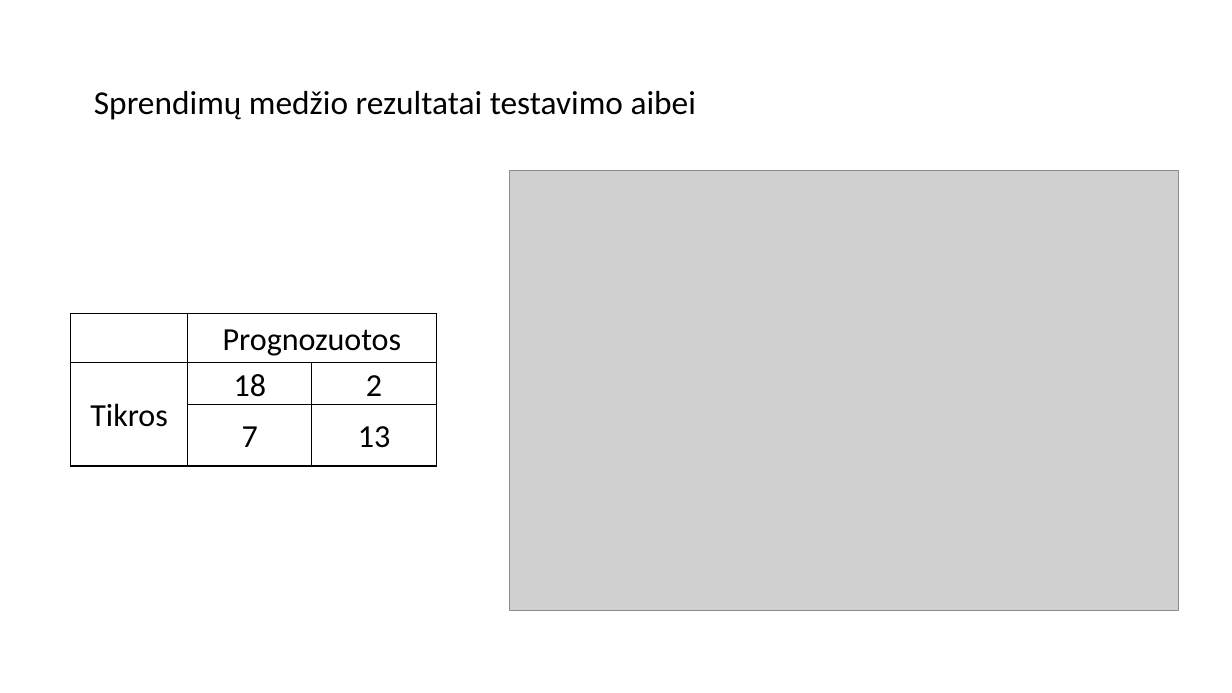
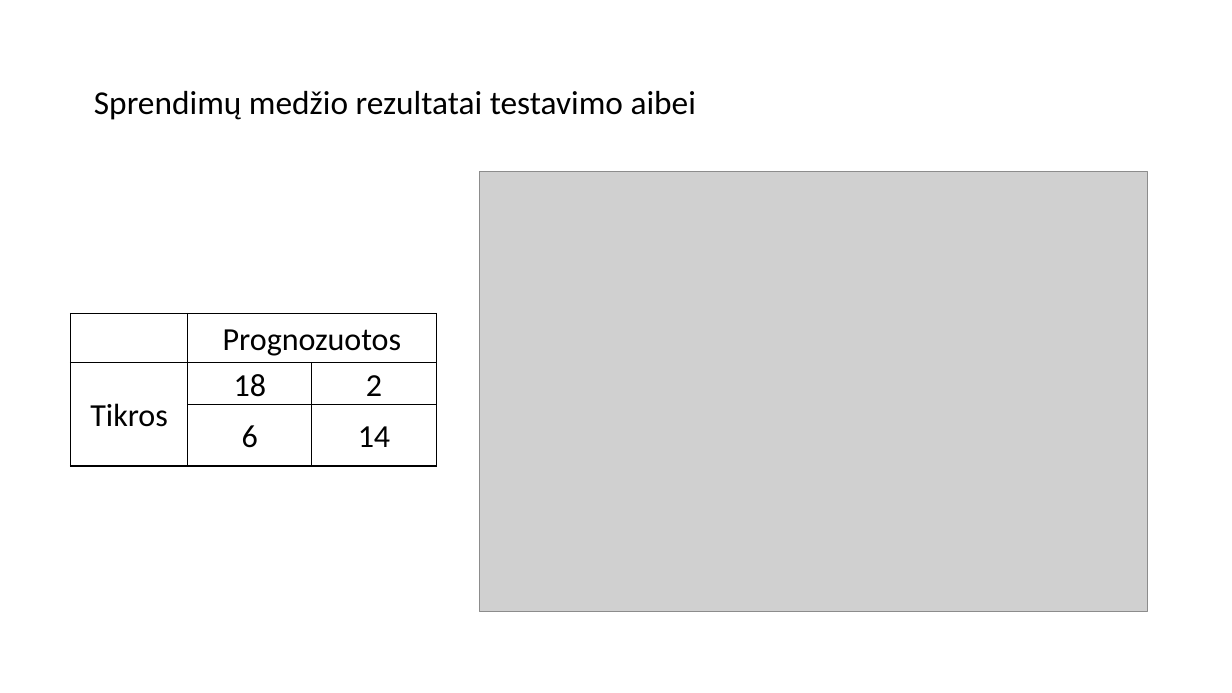
Before and after one commit to dovmar/PDVS, a slide deck: slide 20 of Lab_4/Pristatymas.pptx (slide 17 before the commit). Drawn at 1232x693 pixels with LibreOffice and Linux fonts; fonts in the diff are those of the drawing; grey boxes stand for pictures. Boxes give left, top, right and bottom in pixels: in the first picture for what was removed or moved away, otherwise in the second. Text is boxed around its words. In the diff, an @@ line names an element or a change of style, - is before the commit and + after.

```diff
--- a/Lab_4/Pristatymas.pptx
+++ b/Lab_4/Pristatymas.pptx
@@ picture: place and size @@
-picture at (510,171,1178,611)
+picture at (480,172,1148,612)
@@ table at (70,313,435,461) @@
-row 3, column 2: 7
+row 3, column 2: 6
-row 3, column 3: 13
+row 3, column 3: 14
```
Also in this commit, not shown: 7 other slides changed, 3 slides added, 8 other files.
